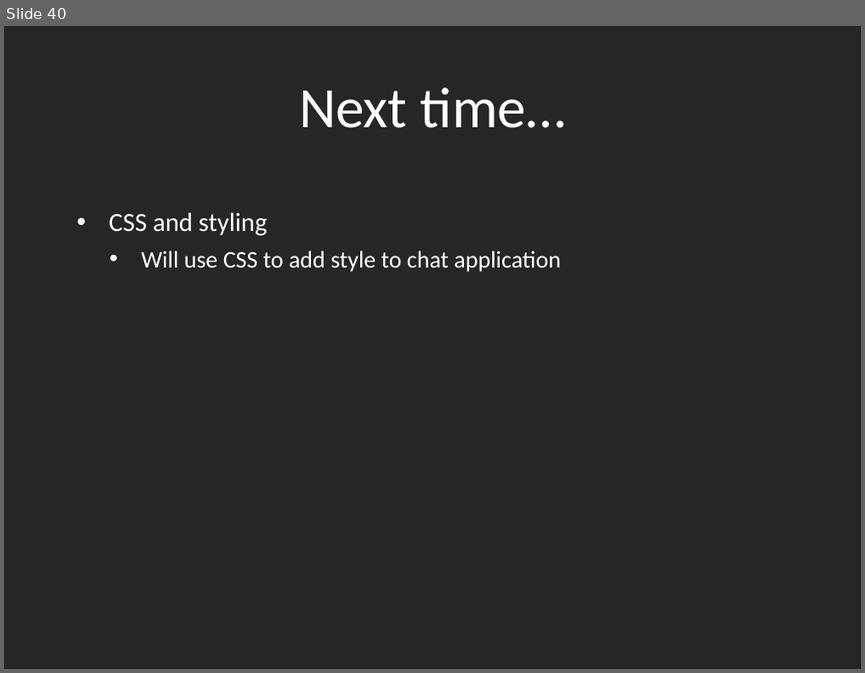
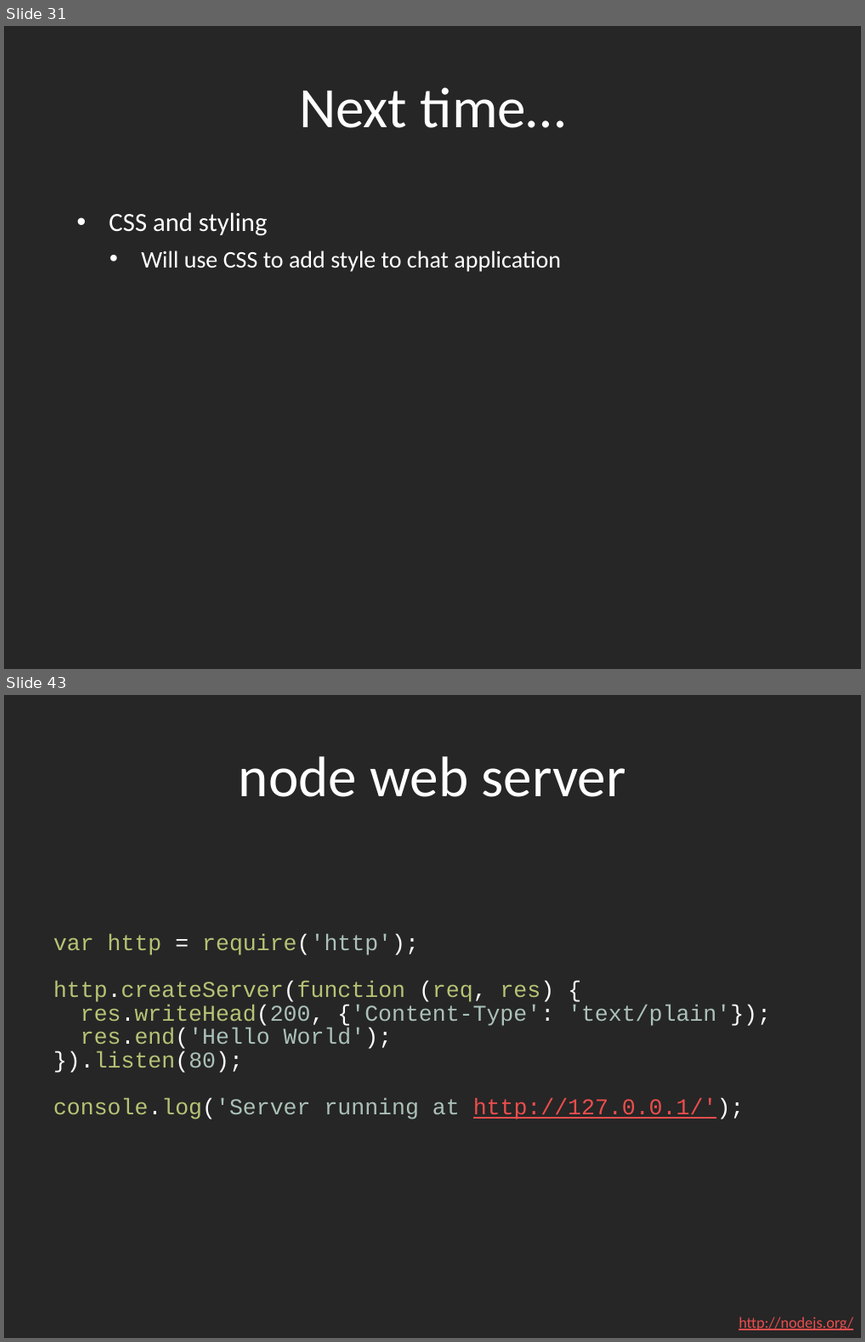
Before and after one commit to dantasse/ssuiweb2014, a slide deck: week09/week09.pptx. Shown one above the other, each under a label of ours: slide 40 before the commit, slides 31 and 43 after it; the slides between them are not shown. The pictures are 865x673 and 865x1342 pixels, drawn with LibreOffice and Linux fonts; fonts in the diff are those of the drawing. Boxes give left, top, right and bottom in pixels: in the first picture for what was removed or moved away, otherwise in the second. Text is boxed around its words. In the diff, an @@ line names an element or a change of style, - is before the commit and + after.

```diff
--- a/week09/week09.pptx
+++ b/week09/week09.pptx
@@ slide 43 added at bbox=[4, 695, 861, 1338], background #262626 @@
@@ title added at bbox=[239, 756, 626, 797], 48 pt, text #FFFFFF @@
+node web server
@@ text added at bbox=[53, 934, 771, 1119], 19 pt, text #B6C375 @@
+var http = require('http');
+http.createServer(function (req, res) {
+res.writeHead(200, {'Content-Type': 'text/plain'});
+res.end('Hello World');
+}).listen(80);
+console.log('Server running at http://127.0.0.1/');
@@ text added at bbox=[738, 1316, 853, 1330], 13 pt, text #EC4D4D, underline @@
+http://nodejs.org/
@@ what was slide 40 is now slide 31 @@
```
Also in this commit, not shown: 3 slides changed, 31 other slides added, 9 slides removed.
